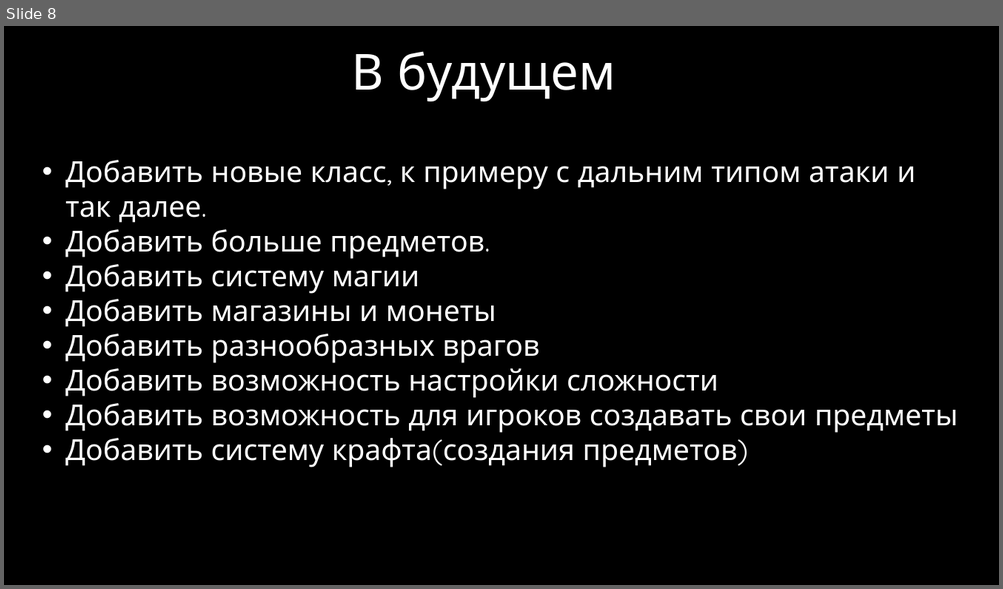
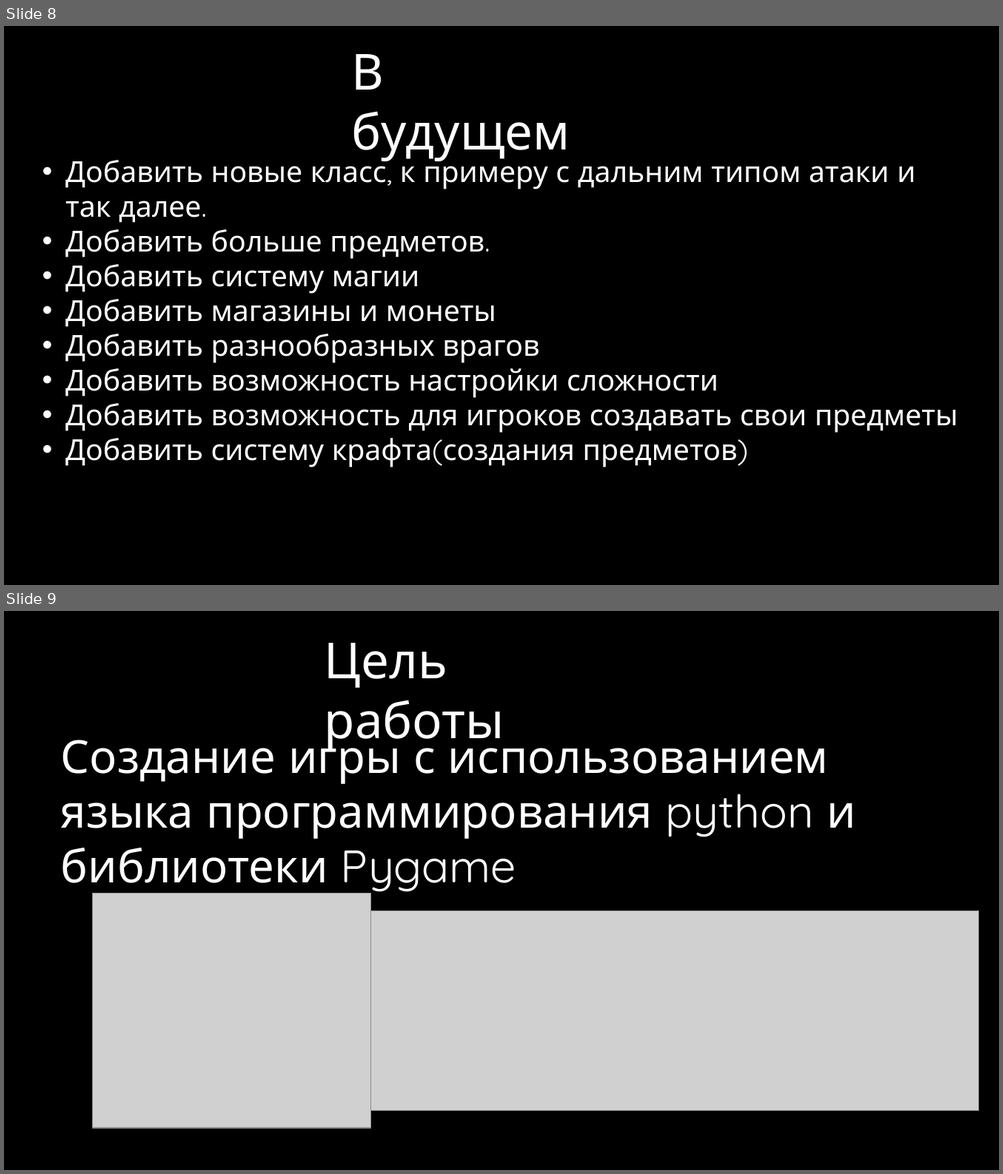
Before and after one commit to Lairty/Kvo-v2, a slide deck: Аннотация к работе.pptx. Shown one above the other, each under a label of ours: slide 8 before the commit, slides 8 and 9 after it. The pictures are 1003x589 and 1003x1174 pixels, drawn with LibreOffice and Linux fonts; fonts in the diff are those of the drawing; grey boxes stand for pictures; background and template pictures are left out. Boxes give left, top, right and bottom in pixels: in the first picture for what was removed or moved away, otherwise in the second. Text is boxed around its words. In the diff, an @@ line names an element or a change of style, - is before the commit and + after.

Commit message:
Цель работы

```diff
--- a/Аннотация к работе.pptx
+++ b/Аннотация к работе.pptx
@@ slide 9 added at [4,611,999,1170], background picture (left out) @@
@@ text added at [324,643,504,752], 48 pt, text #FFFFFF @@
+Цель работы
@@ text added at [61,731,856,895], 44 pt, text #FFFFFF @@
+Создание игры с использованием языка программирования python и библиотеки Pygame
@@ picture added at [93,894,371,1129] @@
@@ picture added at [371,911,979,1112] @@
@@ slide 8 changed as well @@
@@ text "В будущем" rewrapped from [352,51,616,101] to [352,54,570,161] @@
@@ text "Добавить новые класс, к примеру ..." rewrapped from [65,160,957,468] to [65,155,957,468] @@
```
Also in this commit, not shown: 9 other slides changed, 1 slide removed.
